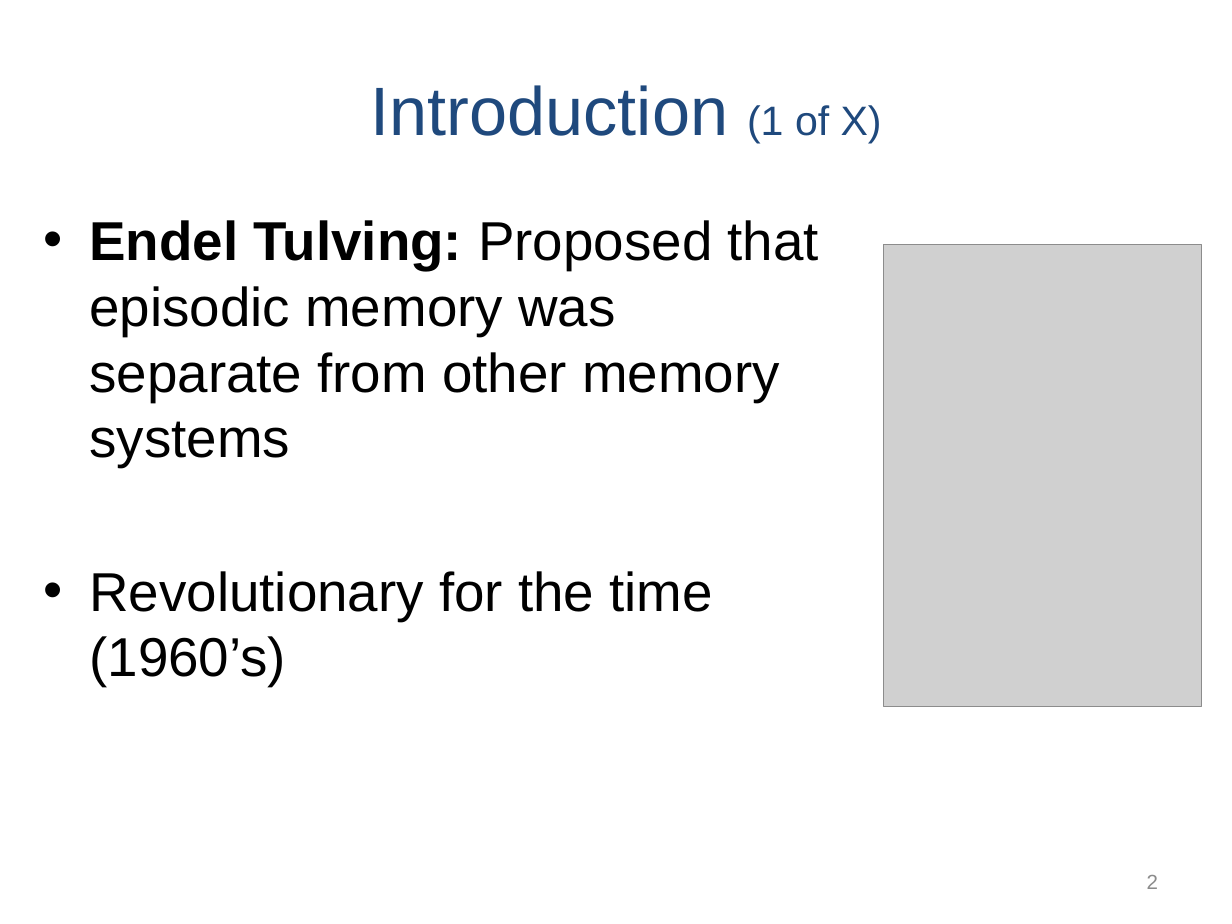
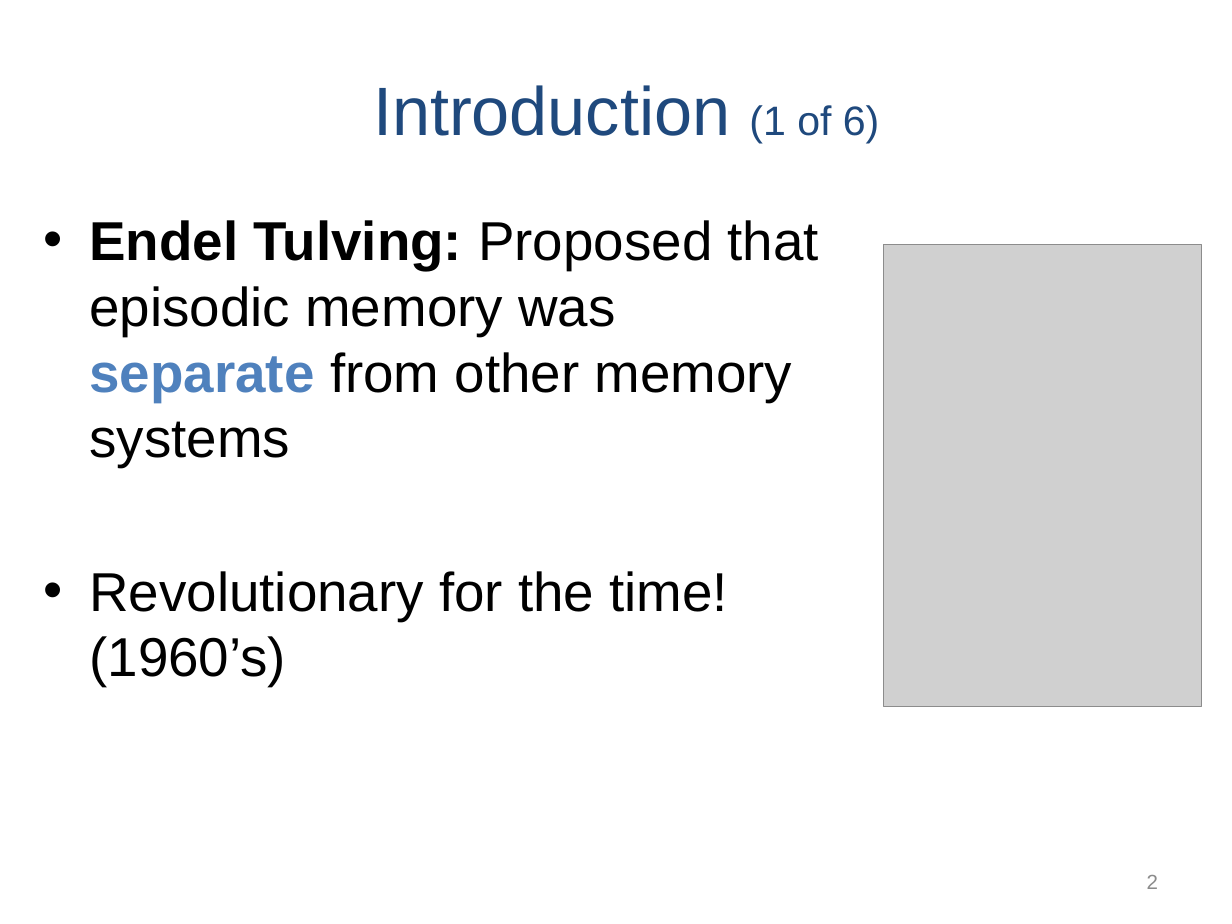
Before and after one commit to npm27/Teaching-Materials, a slide deck: slide 2 of Memory/Slides/Chapter 4.PPTX. Drawn at 1232x924 pixels with LibreOffice and Linux fonts; fonts in the diff are those of the drawing; grey boxes stand for pictures. Boxes give left, top, right and bottom in pixels: in the first picture for what was removed or moved away, otherwise in the second. Text is boxed around its words. In the diff, an @@ line names an element or a change of style, - is before the commit and + after.

```diff
--- a/Memory/Slides/Chapter 4.PPTX
+++ b/Memory/Slides/Chapter 4.PPTX
@@ title at (373,85,880,143): text changed @@
-Introduction (1 of X)
+Introduction (1 of 6)
@@ text at (89,220,819,467): text colour #000000 to #4F81BD, bold on in "separate" @@
@@ text at (89,571,729,686): text changed @@
-• Revolutionary for the time (1960’s)
+• Revolutionary for the time! (1960’s)
```
Also in this commit, not shown: 12 other slides changed, 25 slides added.
